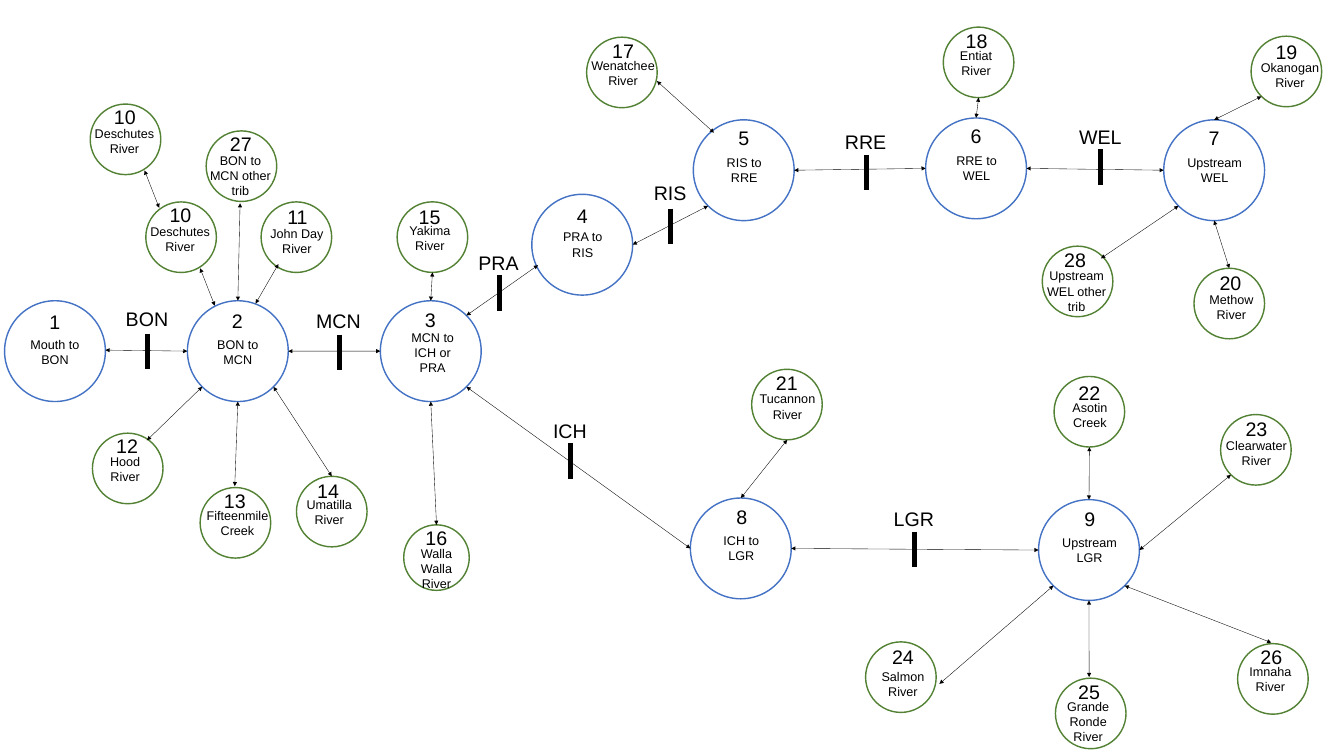
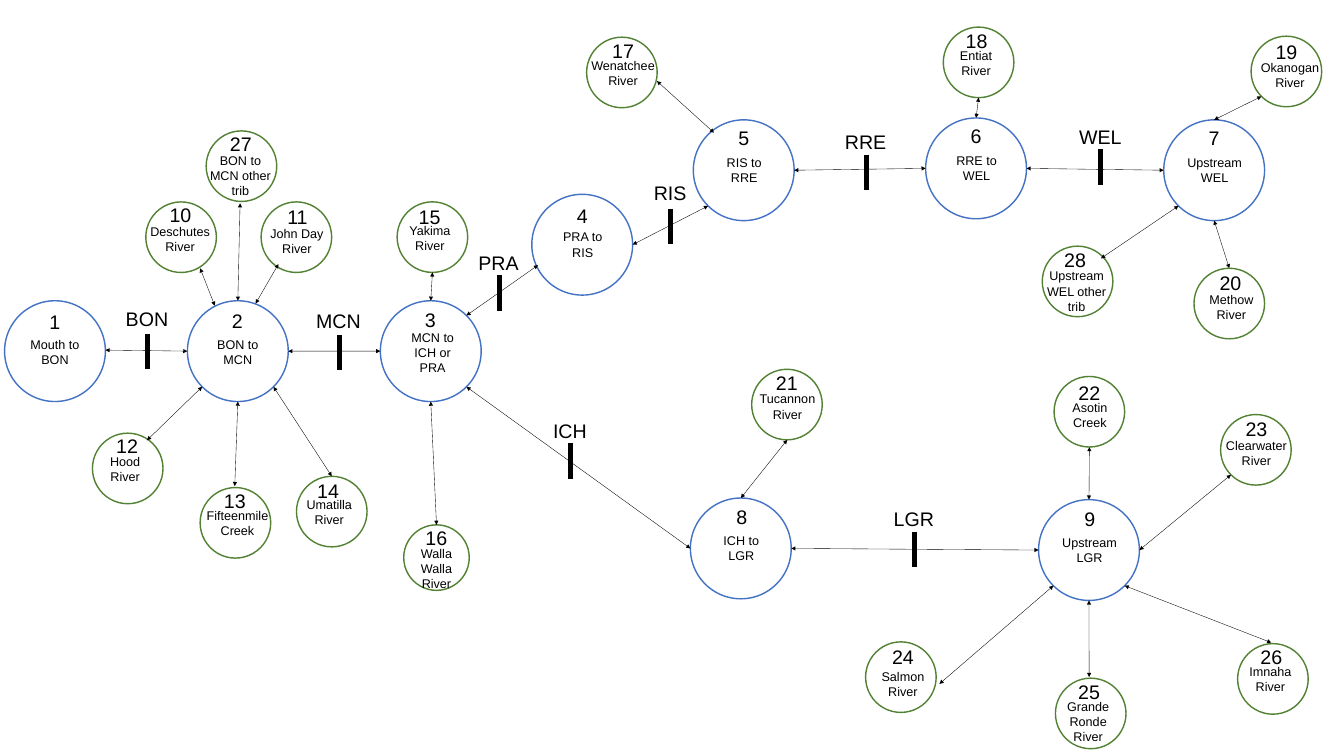
Before and after one commit to markusmin/steelhead, a slide deck: slide 1 of figures/full_model_diagram_trib_deteff.pptx. Drawn at 1344x756 pixels with LibreOffice and Linux fonts; fonts in the diff are those of the drawing. Boxes give left, top, right and bottom in pixels: in the first picture for what was removed or moved away, otherwise in the second. Text is boxed around its words. In the diff, an @@ line names an element or a change of style, - is before the commit and + after.

Commit message:
removed a state

```diff
--- a/figures/full_model_diagram_trib_deteff.pptx
+++ b/figures/full_model_diagram_trib_deteff.pptx
@@ ellipse removed at (90, 104, 161, 175) @@
@@ text removed at (114, 110, 136, 125) @@
-10
@@ text removed at (95, 129, 154, 153) @@
-Deschutes River
@@ double arrow removed from (145, 170) to (159, 208) @@
```
